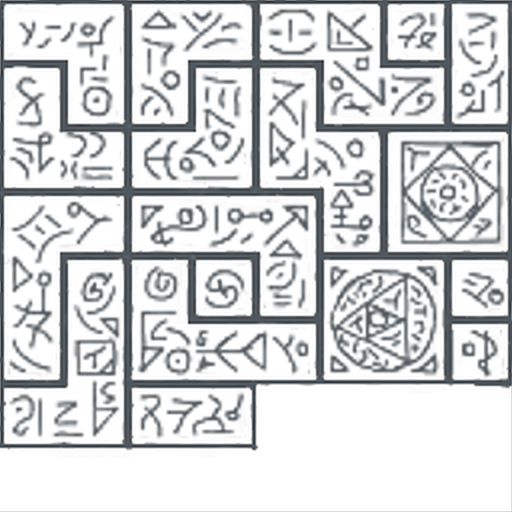
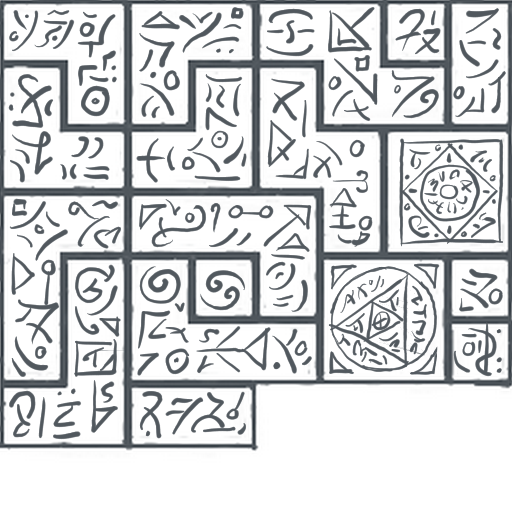
Layered file, before and after one edit (512 × 512). Changes by layer:
painted on "Layer 3" over box(0, 0, 512, 512)
painted on "Background" over box(0, 0, 512, 512)
